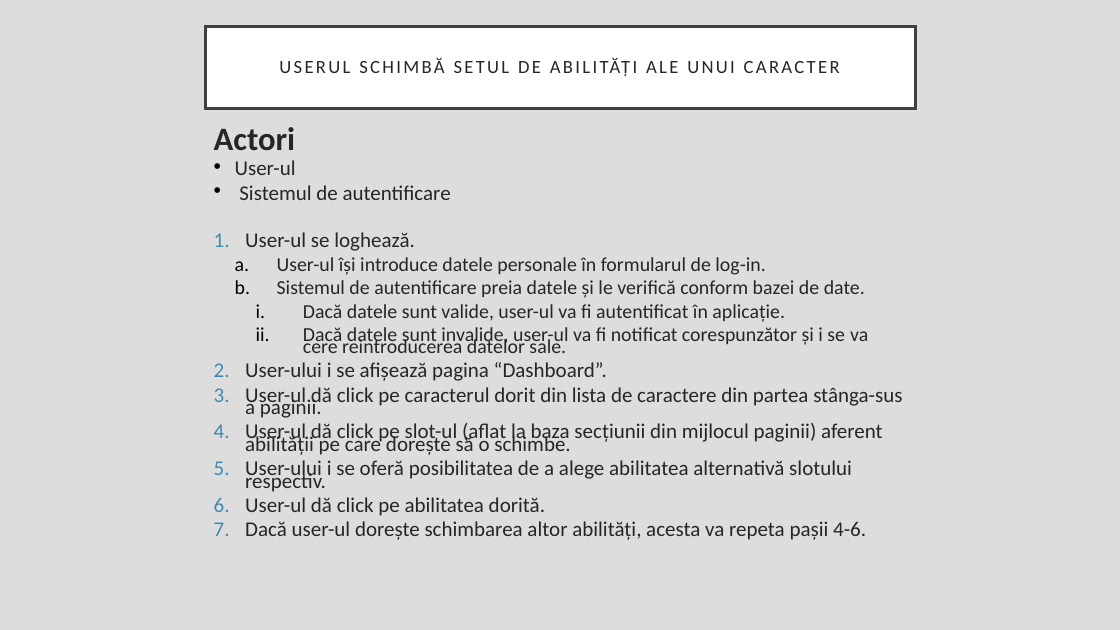
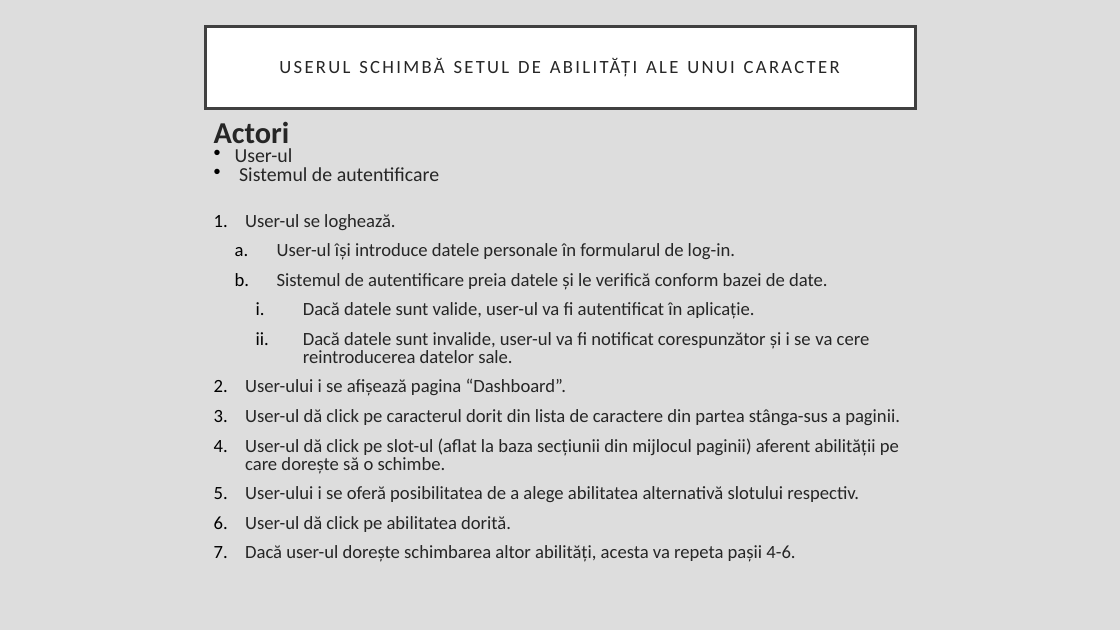
Before and after one commit to chircancristi/rpgANCOWE, a slide deck: slide 17 of presentation/Project architecture.odp. Drawn at 1120x630 pixels with LibreOffice and Linux fonts; fonts in the diff are those of the drawing. Boxes give left, top, right and bottom in pixels: in the first picture for what was removed or moved away, otherwise in the second. Text is boxed around its words. In the diff, an @@ line names an element or a change of style, - is before the commit and + after.

Commit message:
Editet the PowerPoint presentation

```diff
--- a/presentation/Project architecture.odp
+++ b/presentation/Project architecture.odp
@@ text "Actori" at (214, 121, 900, 562): size 28 to 26 pt in "Actori"; size 18 to 17 pt in "User-ul", "Sistemul de autentificare"; size 18 to 16 pt in "User-ul se loghează.", "User-ului i se afișează pagina “Dashboard”.", "User-ul dă click pe caracterul dorit din ...", "User-ul dă click pe slot-ul (aflat la ..." and 3 more places; size 17 to 16 pt in "User-ul își introduce datele personale în formularul ...", "Sistemul de autentificare preia datele și le ...", "Dacă datele sunt valide, user-ul va fi ...", "Dacă datele sunt invalide, user-ul va fi ..."; line spacing 0.5 to 0.3; line spacing 0.5 to 0.8; bullet colour #418AB3 to #000000 @@
```
